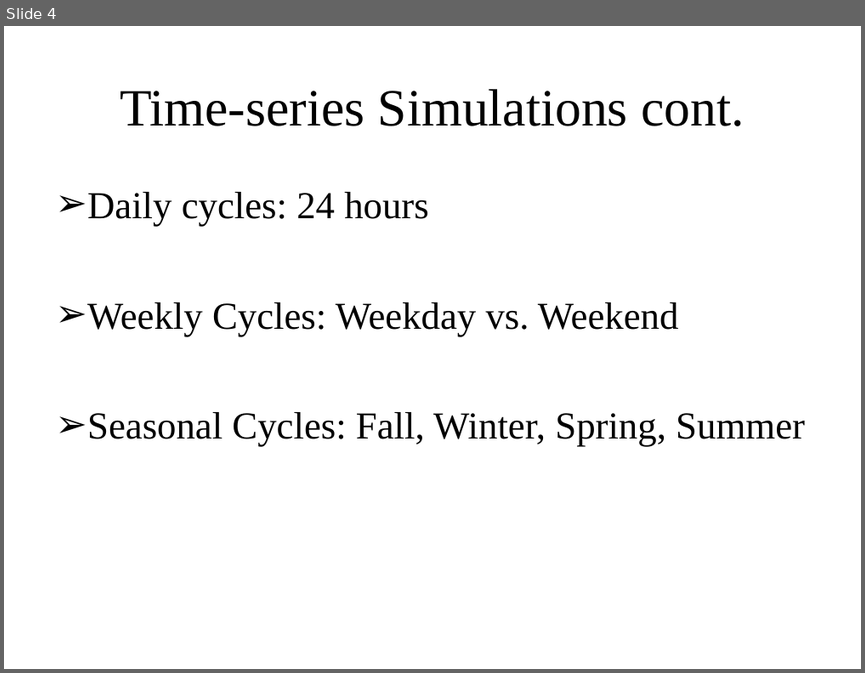
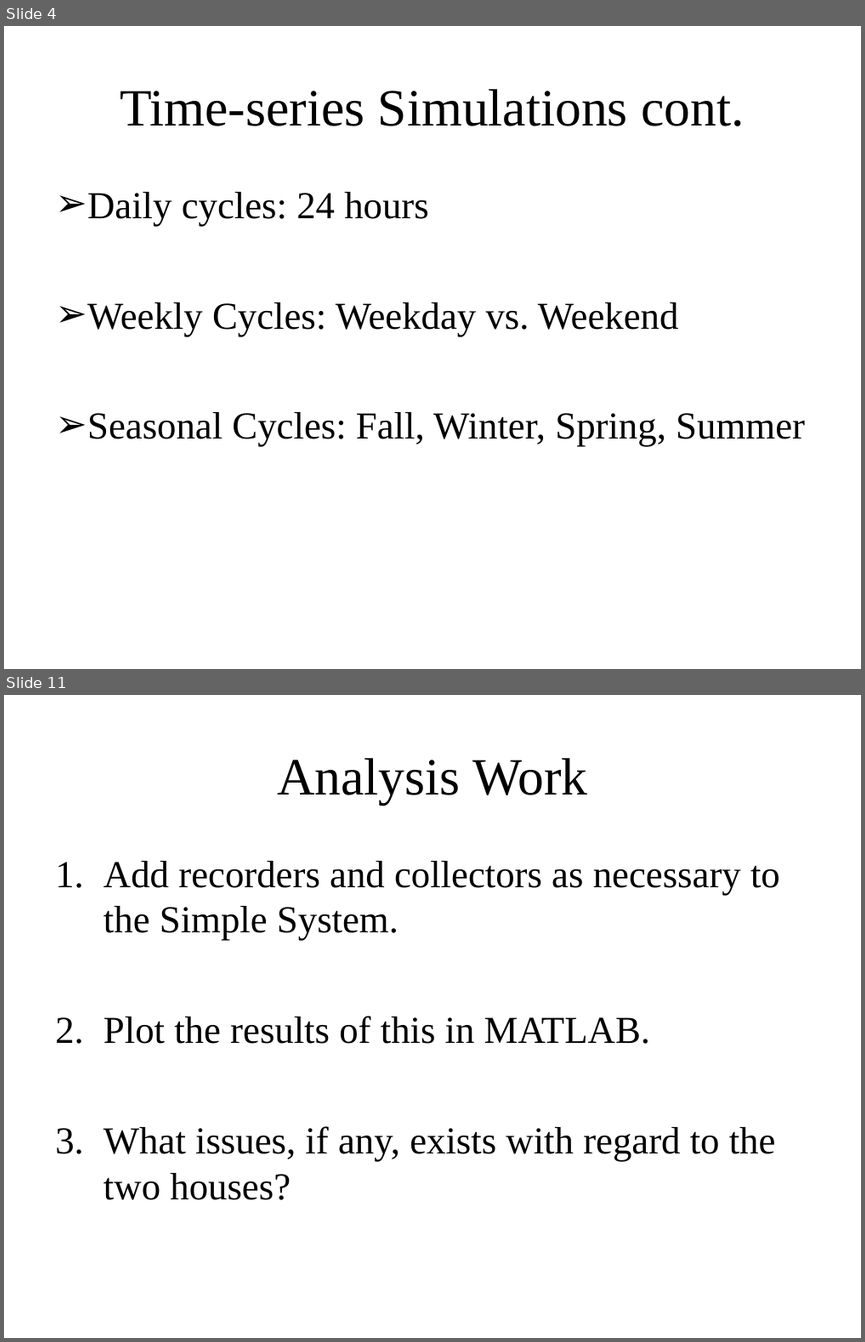
Before and after one commit to gridlab-d/course, a slide deck: Distribution Analysis Course/1.0 - Anual Analysis.ppt. Shown one above the other, each under a label of ours: slide 4 before the commit, slides 4 and 11 after it; the slides between them are not shown. The pictures are 865x673 and 865x1342 pixels, drawn with LibreOffice and Linux fonts; fonts in the diff are those of the drawing. Boxes give left, top, right and bottom in pixels: in the first picture for what was removed or moved away, otherwise in the second. Text is boxed around its words. In the diff, an @@ line names an element or a change of style, - is before the commit and + after.

```diff
--- a/Distribution Analysis Course/1.0 - Anual Analysis.ppt
+++ b/Distribution Analysis Course/1.0 - Anual Analysis.ppt
@@ slide 11 added at <box>4,695,861,1338</box>, background #FFFFFF @@
@@ title added at <box>277,758,587,805</box>, 44 pt, text #000000 @@
+Analysis Work
@@ text added at <box>103,861,780,1200</box>, 32 pt, text #000000 @@
+1. Add recorders and collectors as necessary to the Simple System.
+2. Plot the results of this in MATLAB.
+3. What issues, if any, exists with regard to the two houses?
```
Also in this commit, not shown: 1 slide changed, 6 other slides added, 3 slides removed.
